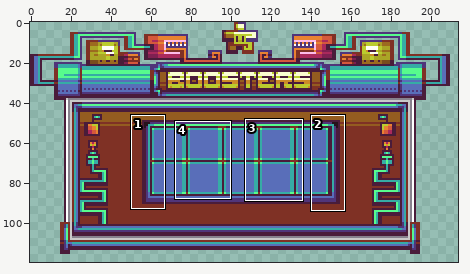
Two states of a sprite sheet, assets/minecraft/textures/minecadia/ui/gui/islands/boosters/gui_boosters.png. The picture above shows the old version from afar; the outline marks the close-up.
Close-up. Before the edit:
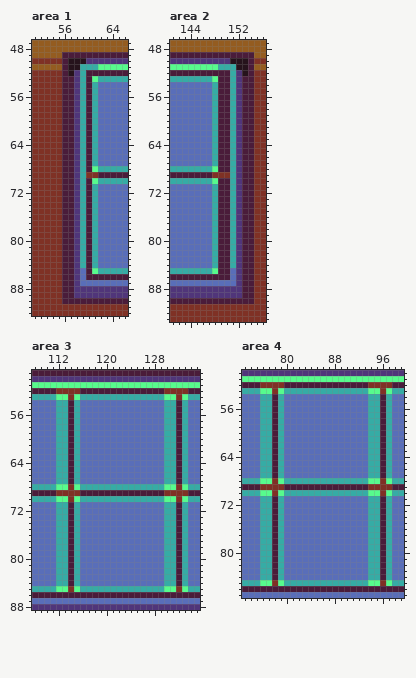
The file is 256x256 pixels. Shown: area 1: x 51..66, y 47..92; area 2: x 141..156, y 47..93; area 3: x 108..135, y 49..88; area 4: x 73..99, y 50..87. The wide view leaves out empty margins.
After the commit:
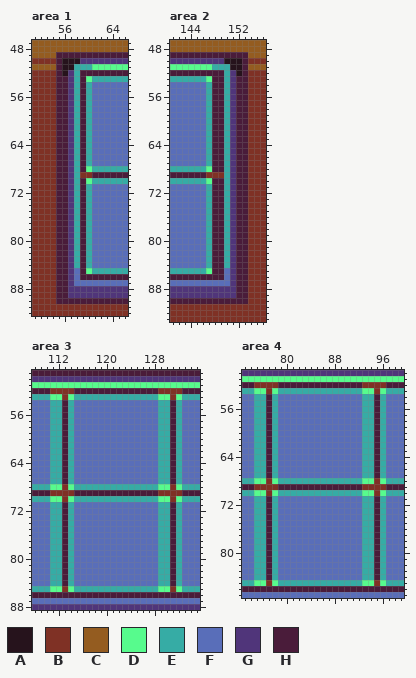
Palette (. is transparent): A #26131c  B #7f3125  C #945c20  D #57fb8d  E #36aca5  F #596eb9  G #50357a  H #4a1c3a
The exact change:
Area 1:
y 49: x 55 C -> H
y 50: x 55..56 BH -> HA; x 59 A -> G
y 51: x 55..56 CH -> HA; x 58 A -> E; x 61 E -> D
y 52: x 55..59 BHAGE -> HAGEH
y 53: x 55 B -> H; x 57..61 HGEHD -> GEHDE
y 54..67: x 55 B -> H; x 57..61 HGEHE -> GEHEF
y 68: x 55 B -> H; x 57..61 HGEHD -> GEHDE
y 69: x 55 B -> H; x 57..59 HGE -> GEB; x 61 B -> H
y 70: x 55 B -> H; x 57..61 HGEHD -> GEHDE
y 71..84: x 55 B -> H; x 57..61 HGEHE -> GEHEF
y 85: x 55 B -> H; x 57..61 HGFHD -> GFHDE
y 86: x 55 B -> H; x 57..59 HGF -> GFH
y 87: x 55 B -> H; x 57..58 HG -> GF
y 88..89: x 55 B -> H; x 57 H -> G
y 90: x 55 B -> H
Area 2:
y 49: x 154 H -> C
y 50: x 150 G -> A; x 153..154 AH -> HB
y 51: x 148 D -> E; x 151 E -> A; x 153..154 AH -> HC
y 52: x 150..154 HEGAH -> EGAHB
y 53: x 147..148 ED -> DH; x 150..152 HEG -> EGH; x 154 H -> B
y 54..67: x 147..148 FE -> EH; x 150..152 HEG -> EGH; x 154 H -> B
y 68: x 147..148 ED -> DH; x 150..152 HEG -> EGH; x 154 H -> B
y 69: x 147 H -> B; x 150..152 BEG -> EGH; x 154 H -> B
y 70: x 147..148 ED -> DH; x 150..152 HEG -> EGH; x 154 H -> B
y 71..84: x 147..148 FE -> EH; x 150..152 HEG -> EGH; x 154 H -> B
y 85: x 147..148 ED -> DH; x 150..152 HFG -> FGH; x 154 H -> B
y 86: x 150..152 HFG -> FGH; x 154 H -> B
y 87: x 151..152 FG -> GH; x 154 H -> B
y 88..89: x 152 G -> H; x 154 H -> B
y 90: x 154 H -> B
Area 3:
y 52: x 111 H -> B; x 115 B -> H; x 129 H -> B; x 133 B -> H
y 53: x 111 E -> D; x 113..115 DBD -> BDE; x 129 E -> D; x 131..133 DBD -> BDE
y 54..67: x 111 F -> E; x 113..115 EHE -> HEF; x 129 F -> E; x 131..133 EHE -> HEF
y 68: x 111 E -> D; x 113..115 DBD -> BDE; x 129 E -> D; x 131..133 DBD -> BDE
y 69: x 111 H -> B; x 115 B -> H; x 129 H -> B; x 133 B -> H
y 70: x 111 E -> D; x 113..115 DBD -> BDE; x 129 E -> D; x 131..133 DBD -> BDE
y 71..84: x 111 F -> E; x 113..115 EHE -> HEF; x 129 F -> E; x 131..133 EHE -> HEF
y 85: x 111 E -> D; x 113..115 DBD -> BDE; x 129 E -> D; x 131..133 DBD -> BDE
Area 4:
y 52: x 75 H -> B; x 79 B -> H; x 93 H -> B; x 97 B -> H
y 53: x 75 E -> D; x 77..79 DBD -> BDE; x 93 E -> D; x 95..97 DBD -> BDE
y 54..67: x 75 F -> E; x 77..79 EHE -> HEF; x 93 F -> E; x 95..97 EHE -> HEF
y 68: x 75 E -> D; x 77..79 DBD -> BDE; x 93 E -> D; x 95..97 DBD -> BDE
y 69: x 75 H -> B; x 79 B -> H; x 93 H -> B; x 97 B -> H
y 70: x 75 E -> D; x 77..79 DBD -> BDE; x 93 E -> D; x 95..97 DBD -> BDE
y 71..84: x 75 F -> E; x 77..79 EHE -> HEF; x 93 F -> E; x 95..97 EHE -> HEF
y 85: x 75 E -> D; x 77..79 DBD -> BDE; x 93 E -> D; x 95..97 DBD -> BDE
Where, in picture pixels (left, top, right, bottom), the same in both close-ups:
changed: (56, 52, 98, 304)
changed: (206, 52, 254, 304)
changed: (50, 388, 80, 592)
changed: (158, 388, 188, 592)
changed: (254, 382, 284, 586)
changed: (362, 382, 392, 586)
